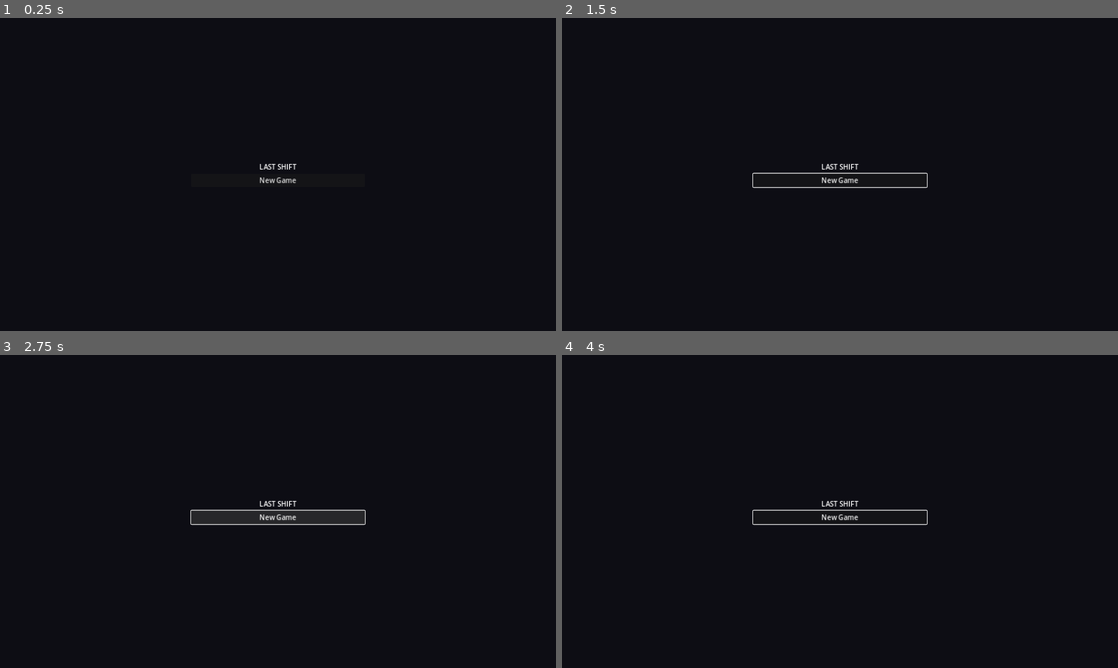
Above: before the commit, frames 1-4 (two rows, left to right).
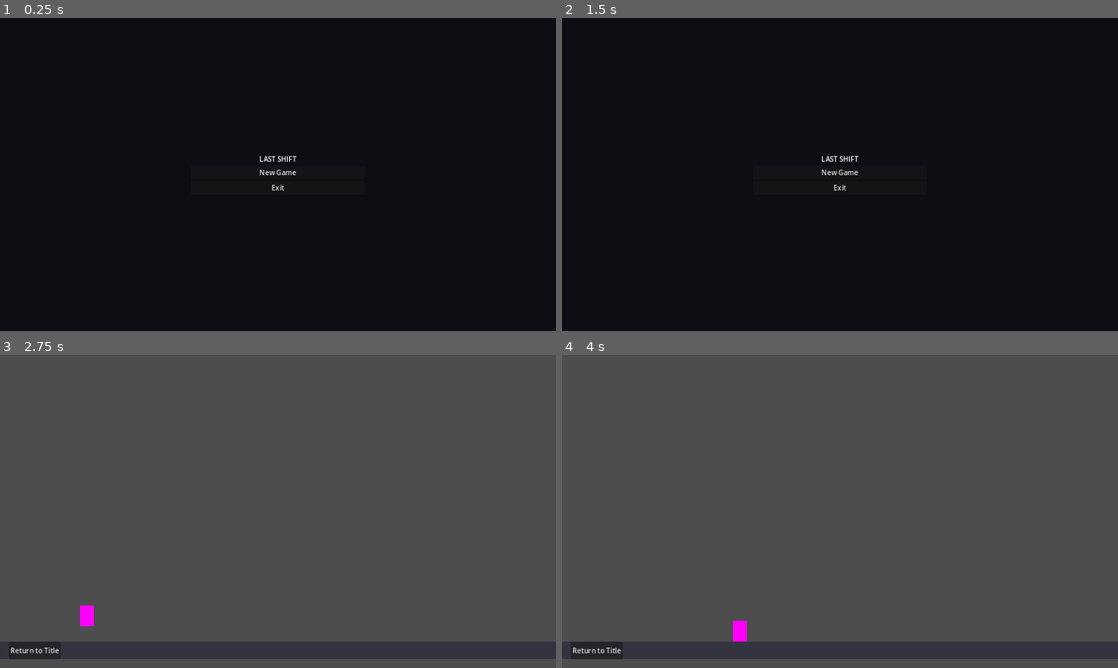
Above: after the commit, the same moments.

Repository: Teatree/ai_server_loc
Game: Godot game, scene res://scenes/title_screen.tscn
Two runs of this game, one before a commit and one after it. Both use one fixed random seed, a clock stepped at 60 frames per second and the inputs below.
Inputs (mouse positions are in pixels of both pictures, inside the frame that each line leads up to):
- Up to frame 1 (0.25 s): no input
- Up to frame 2 (1.5 s): click "New Game" at 0.5 s; click (595, 312) at 1.25 s, where only the run after the commit has a clickable "Return to Title"
- Up to frame 3 (2.75 s): click "New Game" at 2 s
- Up to frame 4 (4 s): tap Enter (ui_accept) at 2.75, 2.85, 3.02, 3.32, 3.6, 3.77 s; move the mouse to (962, 495) at 2.77 s; hold Right (ui_right) 2.78-3.53 s; move the mouse to (728, 527) at 3.52 s; hold Down (ui_down) from 3.53 s (still down)

The runs differ from the first frame. In frame 1, 0.3% of the frame differs, in the area x 46-54%, y 44-56%; in frame 2, 0.6%; in frame 3, 100%; in frame 4, 100%, in the area x 0-100%, y 0-100%.
Error after the commit: Cannot call method 'look_at' on a null value. (res://scripts/player/player.gd:14)

Commit message:
story(S01): create launchable project shell and title flow

Diff:
--- a/TASKS.json
+++ b/TASKS.json
@@ -50,7 +50,7 @@
       "id": "S01",
       "priority": 10,
       "title": "Create the launchable project shell and title flow",
-      "status": "open",
+      "status": "done",
       "dependencies": [
         "S00"
       ],
--- a/project.godot
+++ b/project.godot
@@ -16,6 +16,10 @@
 window/size/window_height_override=720
 window/stretch/mode="canvas_items"
 
+[autoload]
+
+GameFlow="*res://scripts/game/game_flow.gd"
+
 [layer_names]
 
 2d_physics/layer_1="World"
--- /dev/null
+++ b/scenes/levels/placeholder_level.tscn
@@ -0,0 +1,43 @@
+[gd_scene format=3 uid="uid://b_placeholder_level"]
+
+[ext_resource type="PackedScene" uid="uid://b_player" path="res://scenes/player/player.tscn" id="1_p"]
+[ext_resource type="Script" path="res://scripts/game/placeholder_level.gd" id="2_l"]
+
+[sub_resource type="RectangleShape2D" id="Rect2D_ground"]
+size = Vector2(1400, 40)
+
+[node name="PlaceholderLevel" type="Node2D"]
+script = ExtResource("2_l")
+
+[node name="Ground" type="StaticBody2D" parent="."]
+position = Vector2(640, 680)
+
+[node name="CollisionShape2D" type="CollisionShape2D" parent="Ground"]
+shape = SubResource("Rect2D_ground")
+
+[node name="ColorRect" type="ColorRect" parent="Ground"]
+offset_left = -700.0
+offset_top = -20.0
+offset_right = 700.0
+offset_bottom = 20.0
+color = Color(0.2, 0.2, 0.25, 1)
+
+[node name="PlayerSpawn" type="Marker2D" parent="."]
+position = Vector2(200, 600)
+
+[node name="Player" parent="." instance=ExtResource("1_p")]
+position = Vector2(200, 600)
+
+[node name="CanvasLayer" type="CanvasLayer" parent="Player"]
+
+[node name="ReturnToTitle" type="Button" parent="Player/CanvasLayer"]
+anchors_preset = 7
+anchor_left = 0.0
+anchor_top = 1.0
+anchor_right = 0.0
+anchor_bottom = 1.0
+offset_left = 20.0
+offset_top = -60.0
+offset_right = 140.0
+offset_bottom = -20.0
+text = "Return to Title"
--- /dev/null
+++ b/scenes/player/player.tscn
@@ -0,0 +1,26 @@
+[gd_scene load_steps=4 format=3 uid="uid://b_player"]
+
+[ext_resource type="Script" path="res://scripts/player/player.gd" id="1_p"]
+[ext_resource type="Script" path="res://scripts/weapons/pistol_placeholder.gd" id="2_w"]
+
+[sub_resource type="RectangleShape2D" id="Rect2D_1"]
+size = Vector2(32, 48)
+
+[sub_resource type="PlaceholderTexture2D" id="PlaceholderTex_1"]
+size = Vector2(32, 48)
+
+[node name="Player" type="CharacterBody2D"]
+script = ExtResource("1_p")
+
+[node name="Sprite2D" type="Sprite2D" parent="."]
+texture = SubResource("PlaceholderTex_1")
+
+[node name="CollisionShape2D" type="CollisionShape2D" parent="."]
+shape = SubResource("Rect2D_1")
+
+[node name="WeaponPivot" type="Node2D" parent="."]
+position = Vector2(24, 0)
+script = ExtResource("2_w")
+
+[node name="Muzzle" type="Marker2D" parent="WeaponPivot"]
+position = Vector2(20, 0)
--- a/scenes/title_screen.tscn
+++ b/scenes/title_screen.tscn
@@ -44,3 +44,7 @@
 [node name="StartButton" type="Button" parent="VBox"]
 layout_mode = 2
 text = "New Game"
+
+[node name="ExitButton" type="Button" parent="VBox"]
+layout_mode = 2
+text = "Exit"
--- /dev/null
+++ b/scripts/game/game_flow.gd
@@ -0,0 +1,61 @@
+extends Node
+
+signal game_started
+signal game_ended
+
+var _pending_transition: Callable = _nop
+
+
+func _nop() -> void:
+	pass
+
+
+func _notification(what: int) -> void:
+	if what == NOTIFICATION_WM_CLOSE_REQUEST:
+		get_tree().quit()
+
+
+func go_to_title() -> void:
+	_pending_transition = _nop
+	get_tree().change_scene_to_file("res://scenes/title_screen.tscn")
+
+
+func go_to_level() -> void:
+	_pending_transition = _nop
+	get_tree().change_scene_to_file("res://scenes/levels/placeholder_level.tscn")
+	game_started.emit()
+
+
+func request_pause() -> void:
+	if get_tree().paused:
+		return
+	get_tree().paused = true
+	var pause_menu := _make_or_get_pause_menu()
+	get_tree().root.add_child(pause_menu)
+
+
+func resume() -> void:
+	if not get_tree().paused:
+		return
+	var pause_menu := get_tree().root.get_node_or_null("PauseMenu")
+	if pause_menu:
+		pause_menu.queue_free()
+	get_tree().paused = false
+
+
+func request_return_to_title() -> void:
+	resume()
+	game_ended.emit()
+	go_to_title()
+
+
+func _make_or_get_pause_menu() -> Control:
+	var existing := get_tree().root.get_node_or_null("PauseMenu")
+	if existing:
+		return existing
+	var menu := Control.new()
+	menu.name = "PauseMenu"
+	menu.anchors_preset = Control.PRESET_FULL_RECT
+	menu.mouse_filter = Control.MOUSE_FILTER_STOP
+	menu.set_script(preload("res://scripts/ui/pause_menu.gd"))
+	return menu
--- /dev/null
+++ b/scripts/game/placeholder_level.gd
@@ -0,0 +1,11 @@
+extends Node2D
+
+@onready var _return_button: Button = $Player/CanvasLayer/ReturnToTitle
+
+
+func _ready() -> void:
+	_return_button.pressed.connect(_on_return)
+
+
+func _on_return() -> void:
+	GameFlow.request_return_to_title()
--- /dev/null
+++ b/scripts/player/player.gd
@@ -0,0 +1,42 @@
+extends CharacterBody2D
+
+const SPEED := 280.0
+const MOUSE_AIM_SPEED := 12.0
+
+@export var _weapon_pivot: Node2D
+@onready var _sprite: Sprite2D = $Sprite2D
+@onready var _collision: CollisionShape2D = $CollisionShape2D
+
+var _mouse_world: Vector2 = global_position
+
+
+func _ready() -> void:
+	_weapon_pivot.look_at(get_global_mouse_position())
+
+
+func _physics_process(delta: float) -> void:
+	var input := Vector2(
+		Input.get_action_strength("ui_right") - Input.get_action_strength("ui_left"),
+		Input.get_action_strength("ui_down") - Input.get_action_strength("ui_up")
+	).normalized()
+	if input.length() > 1.0:
+		input = input.normalized()
+
+	velocity = input * SPEED
+	move_and_slide()
+
+	_mouse_world = get_global_mouse_position()
+	_weapon_pivot.look_at(_mouse_world)
+
+	if Input.is_action_just_pressed("ui_accept"):
+		_shoot()
+
+
+func _shoot() -> void:
+	if _weapon_pivot.has_method("fire"):
+		_weapon_pivot.fire()
+
+
+func _unhandled_input(event: InputEvent) -> void:
+	if event is InputEventKey and event.pressed and event.keycode == KEY_ESCAPE:
+		GameFlow.request_pause()
--- /dev/null
+++ b/scripts/ui/pause_menu.gd
@@ -0,0 +1,43 @@
+extends Control
+
+func _ready() -> void:
+	process_mode = Control.PROCESS_MODE_ALWAYS
+	show()
+
+	var resume := Button.new()
+	resume.text = "Resume"
+	resume.pressed.connect(_on_resume)
+	add_child(resume)
+
+	var title := Button.new()
+	title.text = "Return to Title"
+	title.pressed.connect(_on_title)
+	add_child(title)
+
+	_setup_layout([resume, title])
+
+
+func _input(event: InputEvent) -> void:
+	if event is InputEventKey and event.pressed and event.keycode == KEY_ESCAPE:
+		GameFlow.resume()
+
+
+func _on_resume() -> void:
+	GameFlow.resume()
+
+
+func _on_title() -> void:
+	GameFlow.request_return_to_title()
+
+
+func _setup_layout(buttons: Array[Button]) -> void:
+	var vbox := VBoxContainer.new()
+	vbox.anchors_preset = Control.PRESET_CENTER
+	vbox.offset_left = -100
+	vbox.offset_top = -80
+	vbox.offset_right = 100
+	vbox.offset_bottom = 80
+	vbox.alignment = BoxContainer.ALIGNMENT_CENTER
+	for b in buttons:
+		vbox.add_child(b)
+	add_child(vbox)
--- a/scripts/ui/title_screen.gd
+++ b/scripts/ui/title_screen.gd
@@ -1,13 +1,10 @@
 extends Control
 
-signal new_game_requested
-
-@onready var _start_button: Button = $VBox/StartButton
+@onready var _vbox: VBoxContainer = $VBox
+@onready var _start_button: Button = _vbox.get_node("StartButton")
+@onready var _exit_button: Button = _vbox.get_node("ExitButton")
 
 
 func _ready() -> void:
-	_start_button.pressed.connect(_on_start_pressed)
-
-
-func _on_start_pressed() -> void:
-	new_game_requested.emit()
+	_start_button.pressed.connect(GameFlow.go_to_level)
+	_exit_button.pressed.connect(get_tree().quit)
--- /dev/null
+++ b/scripts/weapons/pistol_placeholder.gd
@@ -0,0 +1,28 @@
+extends Node2D
+
+@onready var _muzzle: Marker2D = $Muzzle
+
+var _cooldown := false
+
+func _ready() -> void:
+	look_at(get_global_mouse_position())
+
+
+func fire() -> void:
+	if _cooldown:
+		return
+	_cooldown = true
+	await get_tree().create_timer(0.25).timeout
+	_cooldown = false
+
+	var origin := _muzzle.global_position if _muzzle else global_position
+	var dir := global_transform.x
+	_spawn_projectile(origin, dir)
+
+
+func _spawn_projectile(origin: Vector2, dir: Vector2) -> void:
+	var proj := Node2D.new()
+	proj.global_position = origin
+	proj.set_script(preload("res://scripts/weapons/projectile_placeholder.gd"))
+	proj.velocity = dir * 900.0
+	get_tree().root.add_child.call_deferred(proj)
--- /dev/null
+++ b/scripts/weapons/projectile_placeholder.gd
@@ -0,0 +1,8 @@
+extends Node2D
+
+@export var velocity := Vector2.RIGHT * 800.0
+
+func _physics_process(delta: float) -> void:
+	global_position += velocity * delta
+	if global_position.x < -200 or global_position.x > 2000 or global_position.y < -200 or global_position.y > 1200:
+		queue_free()
Not shown, changed: PROGRESS.md
